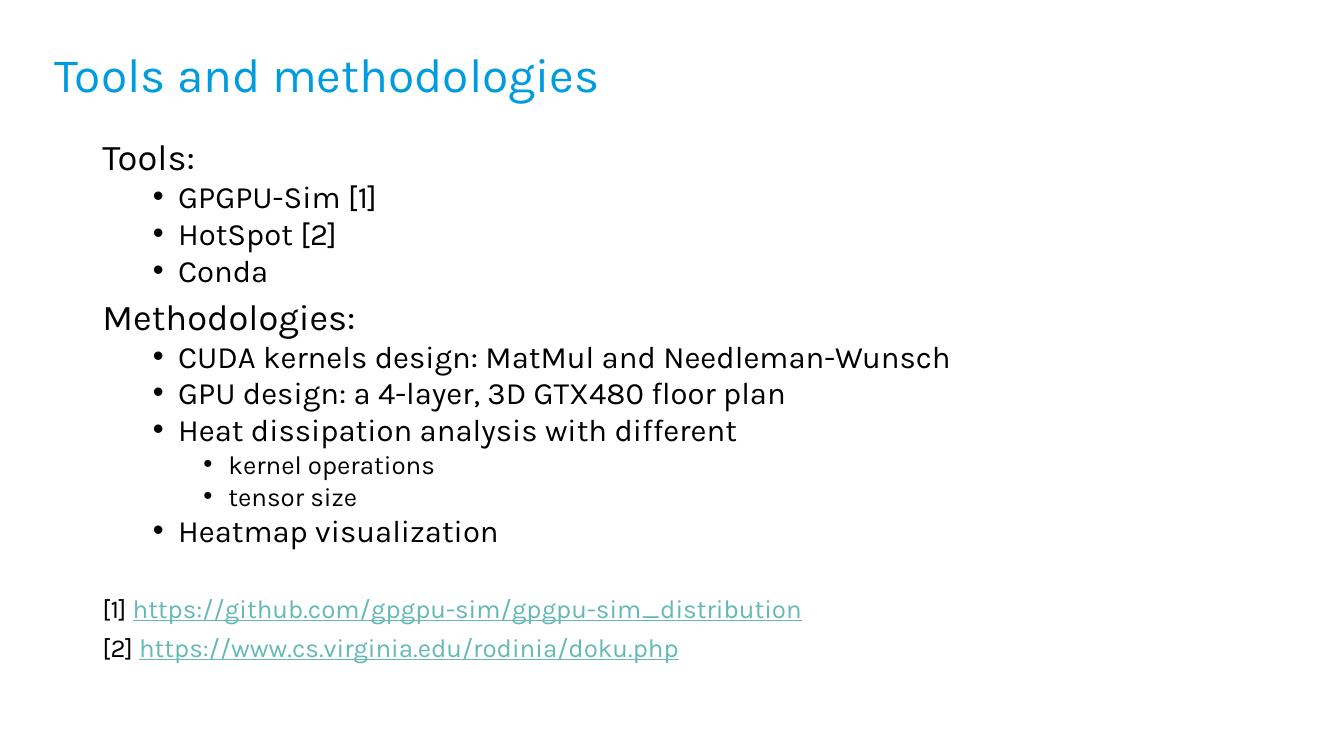
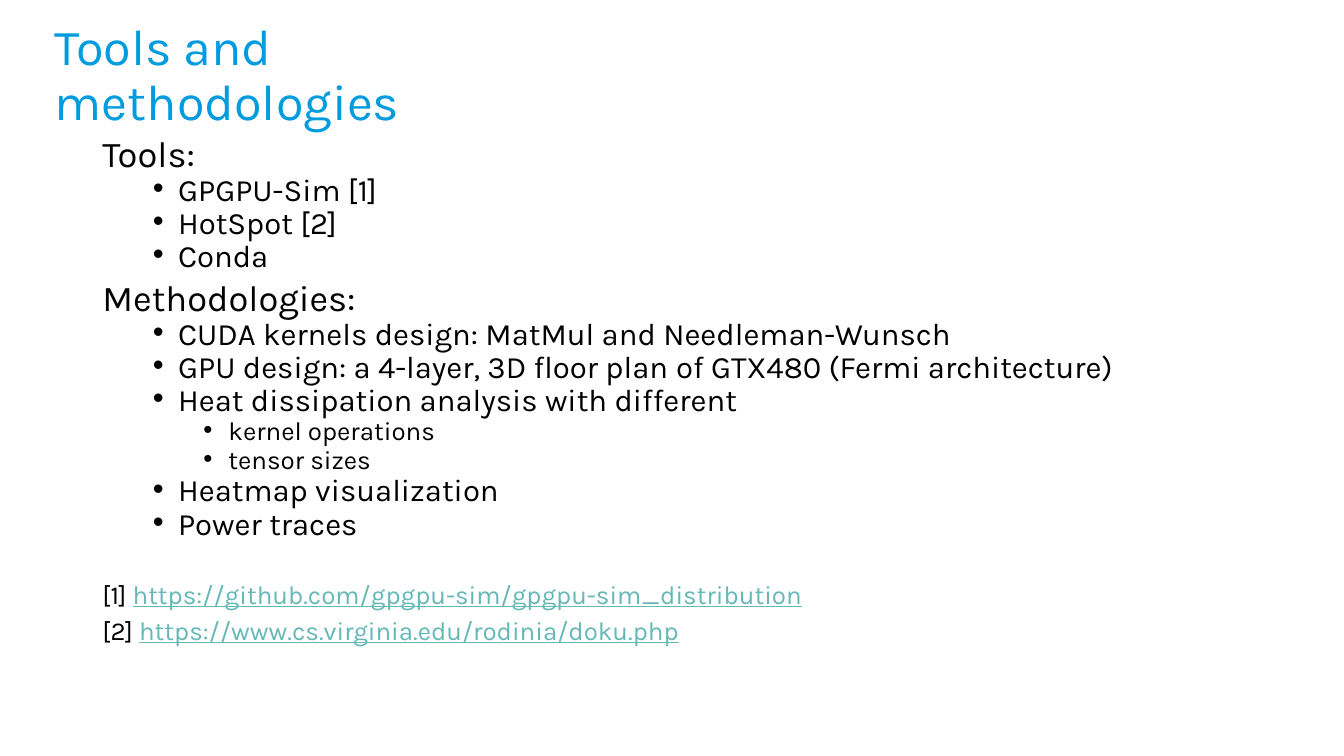
Before and after one commit to chirain1206/CSE530_final_project, a slide deck: slide 2 of presentation.pptx (slide 3 before the commit). Drawn at 1344x756 pixels with LibreOffice and Linux fonts; fonts in the diff are those of the drawing; background and template pictures are left out. Boxes give left, top, right and bottom in pixels: in the first picture for what was removed or moved away, otherwise in the second. Text is boxed around its words. In the diff, an @@ line names an element or a change of style, - is before the commit and + after.

Commit message:
slides

```diff
--- a/presentation.pptx
+++ b/presentation.pptx
@@ title "Tools and methodologies" at box(55, 30, 400, 132): size 34.2 to 36 pt @@
@@ text at box(102, 142, 950, 647): line spacing 0.8 to 0.7 @@
@@ text at box(178, 350, 1113, 385): text changed @@
-  • GPU design: a 4-layer, 3D GTX480 floor plan
+  • GPU design: a 4-layer, 3D floor plan of GTX480 (Fermi architecture)
@@ text at box(228, 451, 370, 470): text changed @@
-    • tensor size
+    • tensor sizes
@@ text at box(178, 507, 357, 536): paragraph added @@
+  • Power traces
```
Also in this commit, not shown: 1 other slide changed, 4 slides removed.
